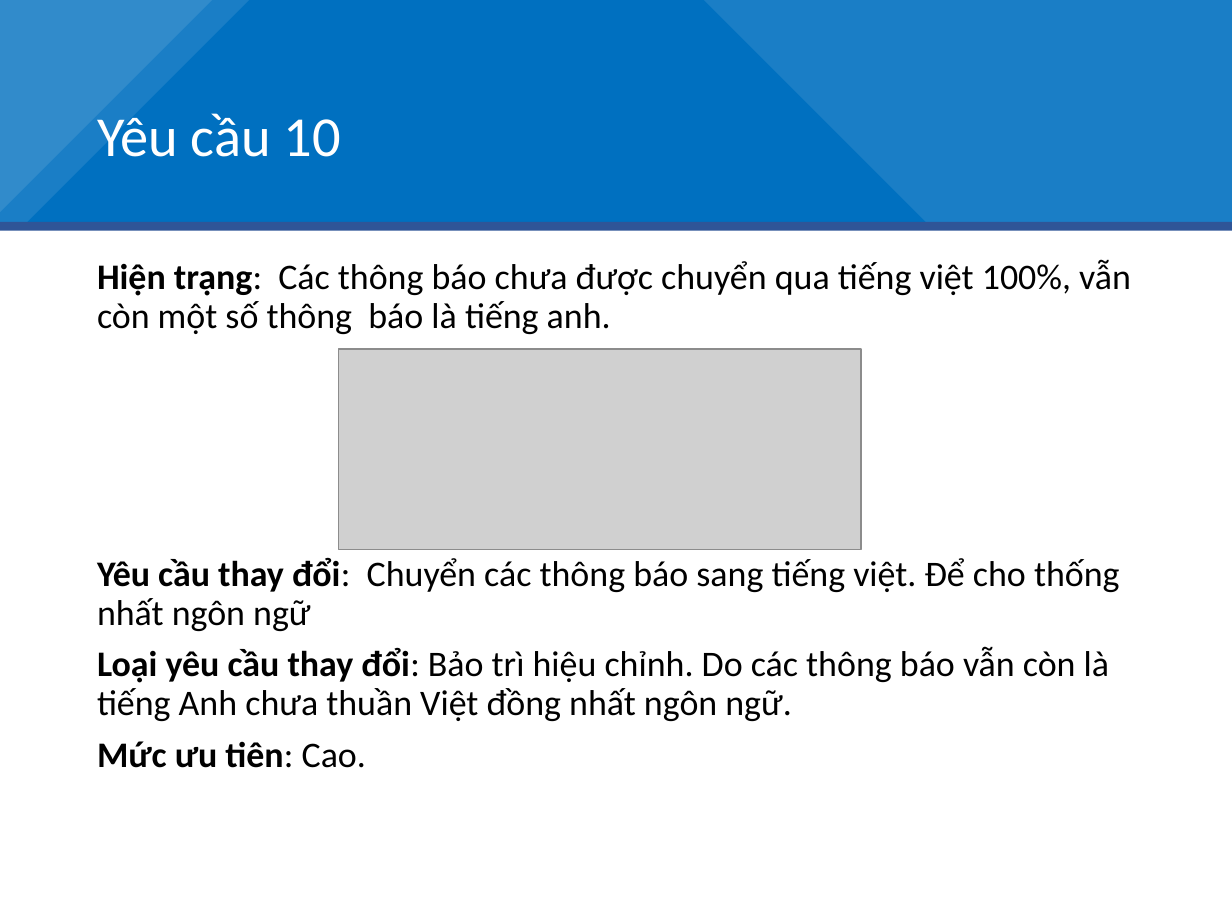
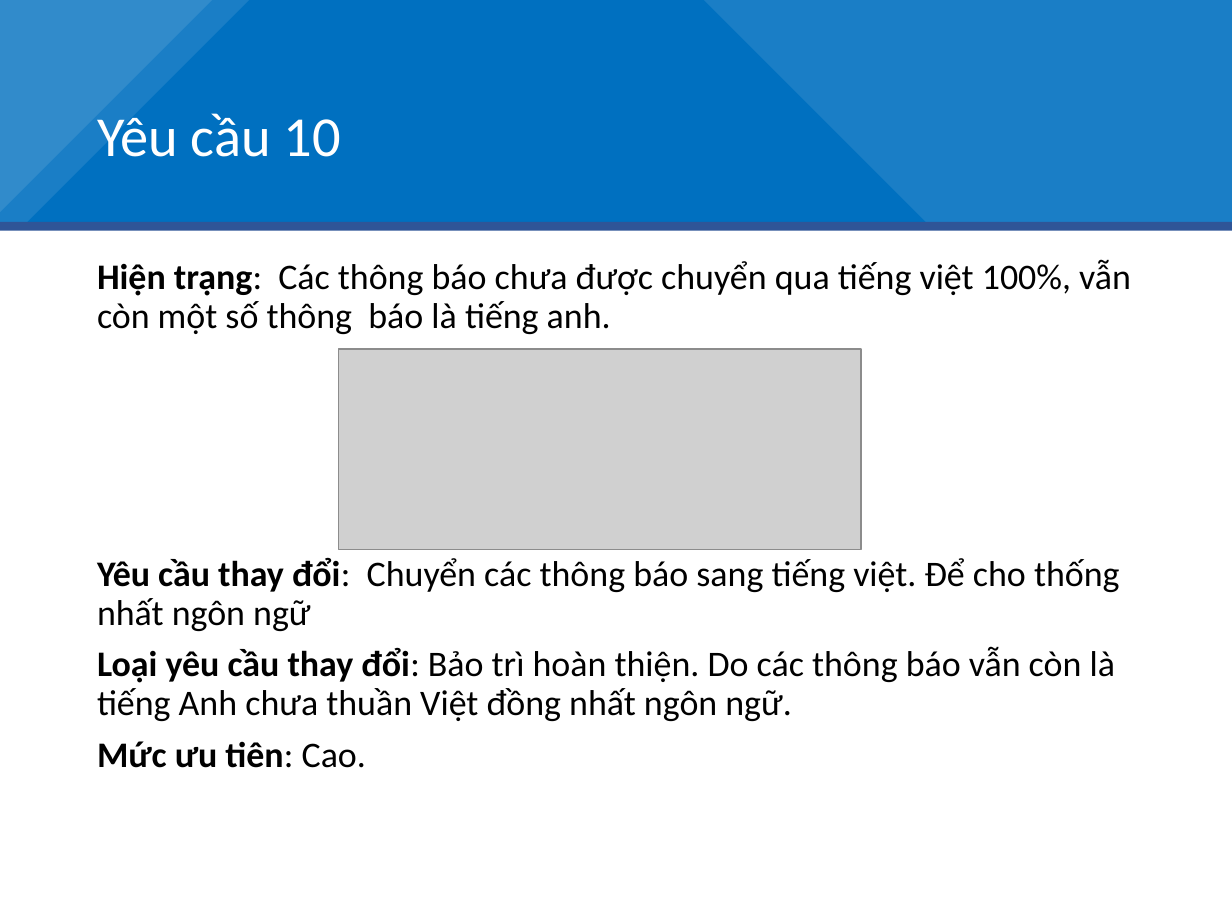
Before and after one commit to duduct/BaoTriPhanMem, a slide deck: slide 37 of BaiTap2/BT01_BT2_Slide.pptx. Drawn at 1232x924 pixels with LibreOffice and Linux fonts; fonts in the diff are those of the drawing; grey boxes stand for pictures. Boxes give left, top, right and bottom in pixels: in the first picture for what was removed or moved away, otherwise in the second. Text is boxed around its words. In the diff, an @@ line names an element or a change of style, - is before the commit and + after.

Commit message:
update bao_cao_nop_co va PTSTD va slide bao cao
dien ten va chinh sua thong tin

```diff
--- a/BaiTap2/BT01_BT2_Slide.pptx
+++ b/BaiTap2/BT01_BT2_Slide.pptx
@@ text at <box>97,647,1115,721</box>: text changed @@
-Loại yêu cầu thay đổi: Bảo trì hiệu chỉnh. Do các thông báo vẫn còn là tiếng Anh chưa thuần Việt đồng nhất ngôn ngữ.
+Loại yêu cầu thay đổi: Bảo trì hoàn thiện. Do các thông báo vẫn còn là tiếng Anh chưa thuần Việt đồng nhất ngôn ngữ.
```
Also in this commit, not shown: 2 other files.
